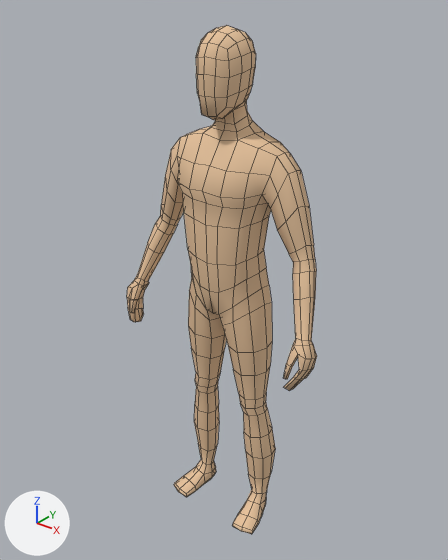
A saved change to the Blender file Assets/3D models/Matts Botch Job/RPG player model.blend.
Both versions are drawn from a camera (50 mm lens) standing at (1.276, -1.612, 2.044) and looking at (-0.03, 0.021, 1.032). The axes (+X, +Y, +Z) are drawn at lower left. The lights are the same throughout. Mesh edges are drawn as thin lines. The same objects are shown in both versions, whatever each file hides.

The older version as bpy lines, for what is in view:
```python
me_cube = bpy.data.meshes.new('Cube')
me_cube.from_pydata(...)  # 366 vertices, 347 faces; spans x 0.0..0.42, y -0.15..0.14, z -0.01..1.92
me_cube.polygons.foreach_set('use_smooth', [True] * 347)
me_cube.materials.append(mat_skin)  # beige #e7c49f
ob_shirt = bpy.data.objects.new('Shirt', me_cube)
ob_shirt.location = (0.0, 0.0, 0.0)
_m = ob_shirt.modifiers.new('Mirror', 'MIRROR')
_m.use_clip = True
```
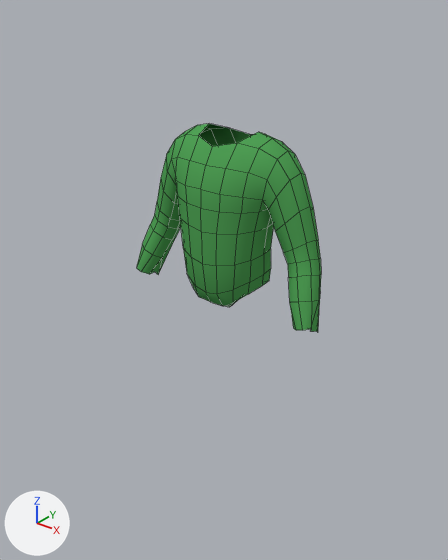
Edits to the bpy script that builds the scene:
```text
Add me_cube_002_1:
    me_cube_002_1.from_pydata(...)  # 139 vertices, 116 faces, 1 loose edge; spans x 0.0..0.414, y -0.139..0.146, z 0.93..1.599
    me_cube_002_1.polygons.foreach_set('use_smooth', [True] * 116)
    me_cube_002_1.materials.append(mat_shirt_001)  # green #52a357
Change ob_shirt:
    ob_shirt: bpy.data.objects.new('Shirt', me_cube) -> bpy.data.objects.new('Shirt', me_cube_002_1)
```

Boxes [x1, y1, x2, y2] around the edits, measured in the pictures (448 x 560 px):
'Shirt', reshaped (59% shorter): before [127, 25, 317, 534]; after [137, 124, 321, 332]
